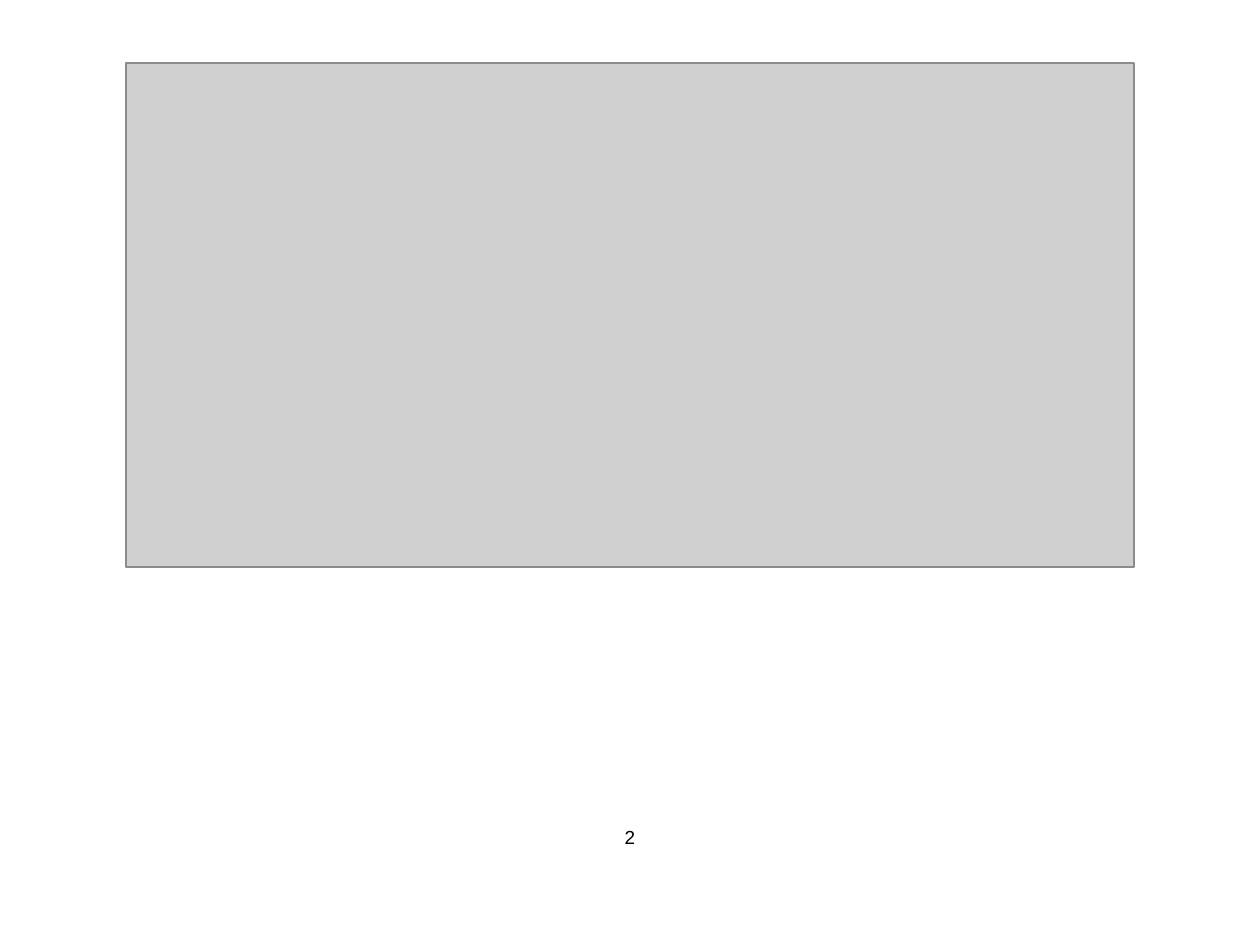
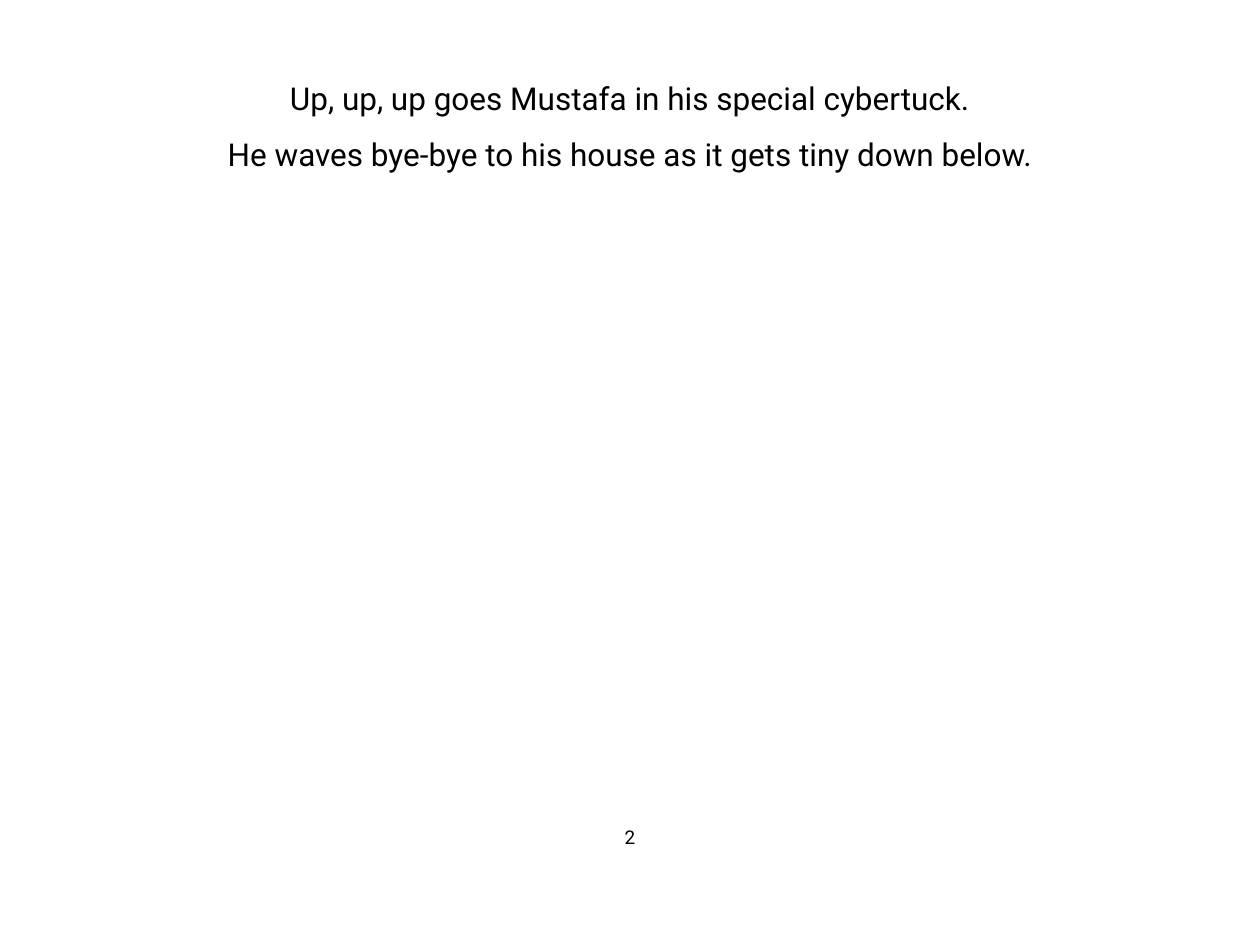
Before and after one commit to abidlabs/drawbook, a slide deck: slide 3 of test.pptx. Drawn at 1260x945 pixels with LibreOffice and Linux fonts; fonts in the diff are those of the drawing; grey boxes stand for pictures. Boxes give left, top, right and bottom in pixels: in the first picture for what was removed or moved away, otherwise in the second. Text is boxed around its words. In the diff, an @@ line names an element or a change of style, - is before the commit and + after.

```diff
--- a/test.pptx
+++ b/test.pptx
@@ picture removed at <box>126,63,1134,567</box> @@
@@ title added at <box>228,86,1032,173</box>, 18 pt, text #000000 @@
+Up, up, up goes Mustafa in his special cybertuck.
+He waves bye-bye to his house as it gets tiny down below.
```
Also in this commit, not shown: 2 other slides changed, 1 slide added, 1 slide removed, 2 other files.
